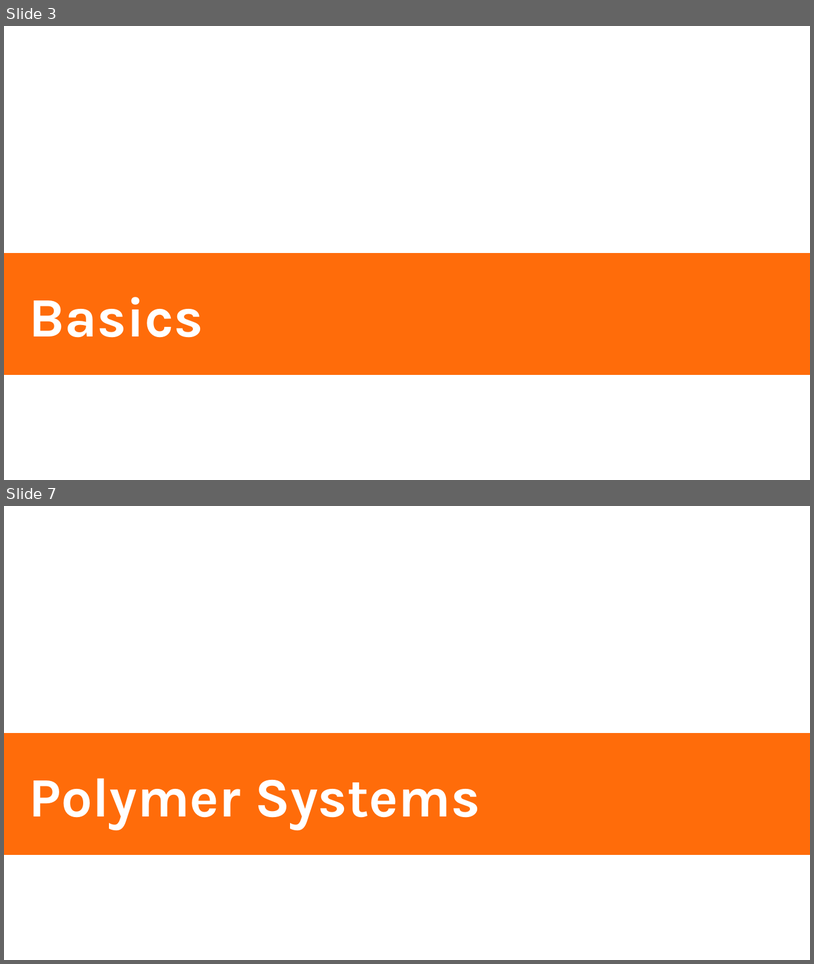
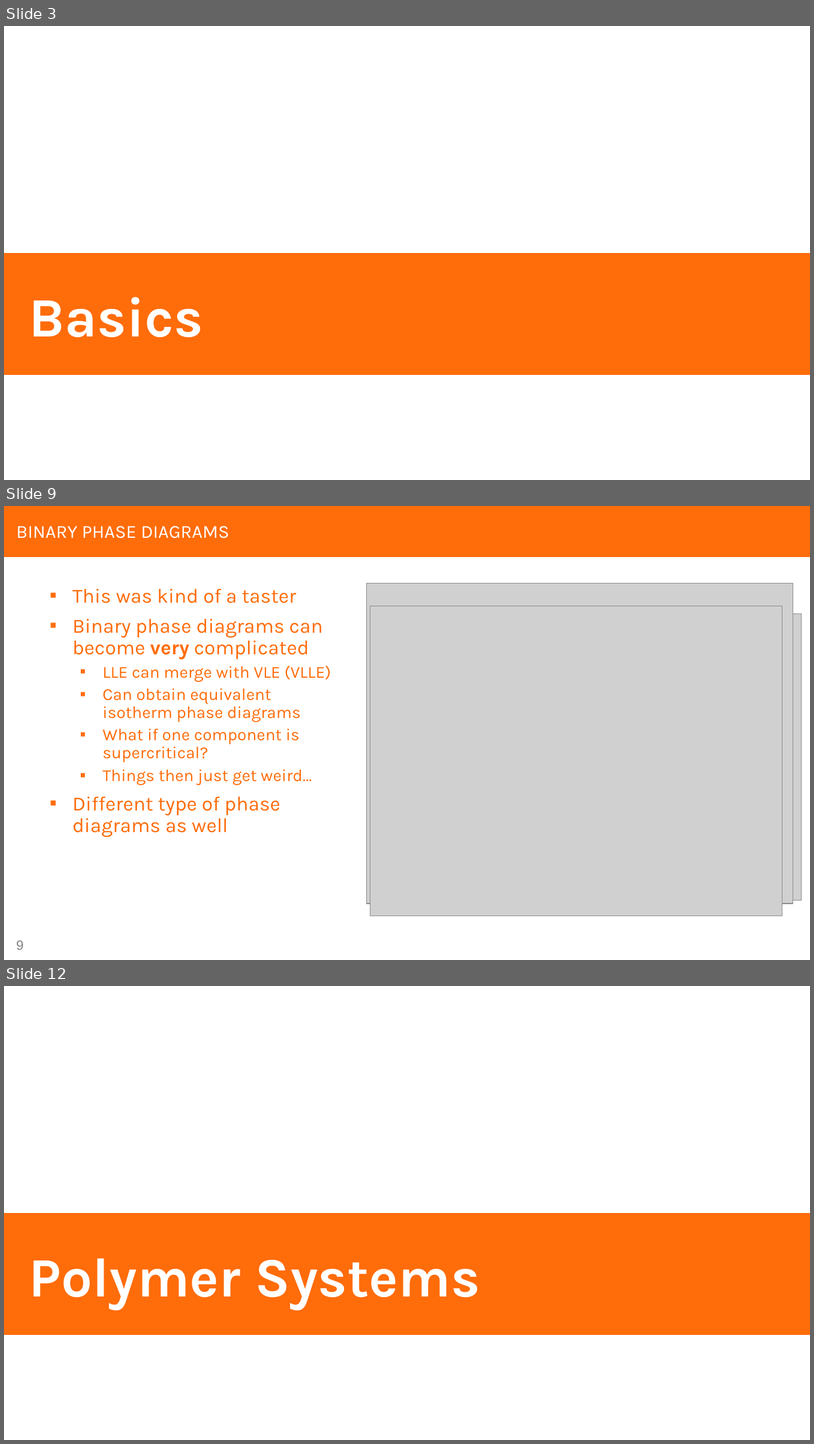
Before and after one commit to zgw-group/polymer_physics_lectures, a slide deck: clapeyron/Clapeyron_tutorial.pptx. Shown one above the other, each under a label of ours: slides 3 and 7 before the commit, slides 3, 9 and 12 after it; the slides between them are not shown. The pictures are 814x964 and 814x1444 pixels, drawn with LibreOffice and Linux fonts; fonts in the diff are those of the drawing; grey boxes stand for pictures. Boxes give left, top, right and bottom in pixels: in the first picture for what was removed or moved away, otherwise in the second. Text is boxed around its words. In the diff, an @@ line names an element or a change of style, - is before the commit and + after.

```diff
--- a/clapeyron/Clapeyron_tutorial.pptx
+++ b/clapeyron/Clapeyron_tutorial.pptx
@@ slide 9 added at (4,506,810,960), background #FFFFFF @@
@@ rectangle added at (4,506,810,557), fill #FF6C0A @@
@@ title added at (16,526,229,538), 22 pt, text #FFFFFF @@
+BINARY PHASE DIAGRAMS
@@ text added at (72,589,332,837), 20 pt, text #FF6C0A @@
+▪ This was kind of a taster
+▪ Binary phase diagrams can become very complicated
+  ▪ LLE can merge with VLE (VLLE)
+  ▪ Can obtain equivalent isotherm phase diagrams
+  ▪ What if one component is supercritical?
+  ▪ Things then just get weird…
+▪ Different type of phase diagrams as well
@@ picture added at (367,583,794,903) @@
@@ picture added at (371,606,783,916) @@
@@ picture added at (375,613,801,900) @@
@@ page number added at (16,940,23,949), 16 pt, text #808080 @@
+9
@@ what was slide 7 is now slide 12 @@
```
Also in this commit, not shown: 3 slides changed, 15 other slides added, 3 slides removed.
